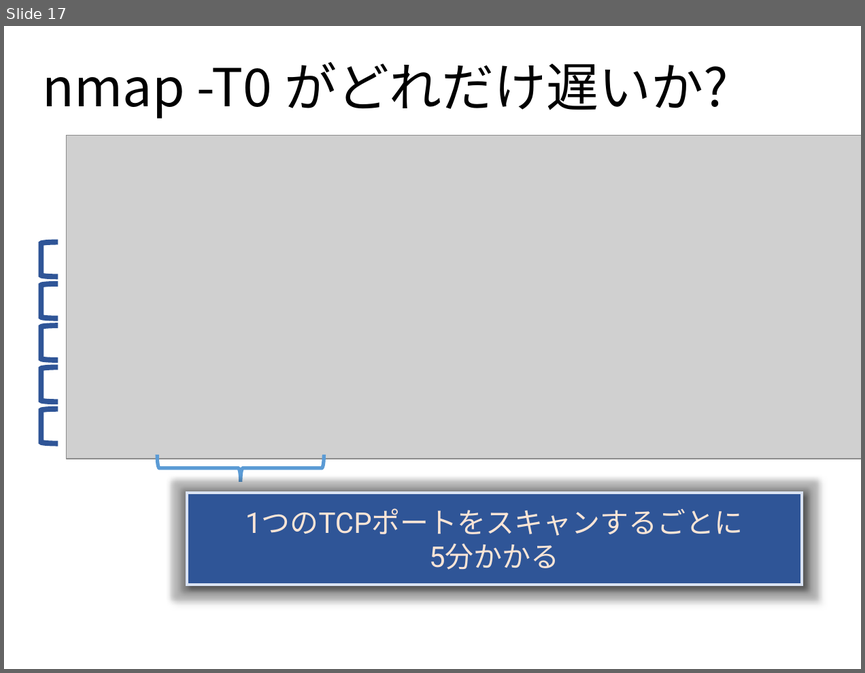
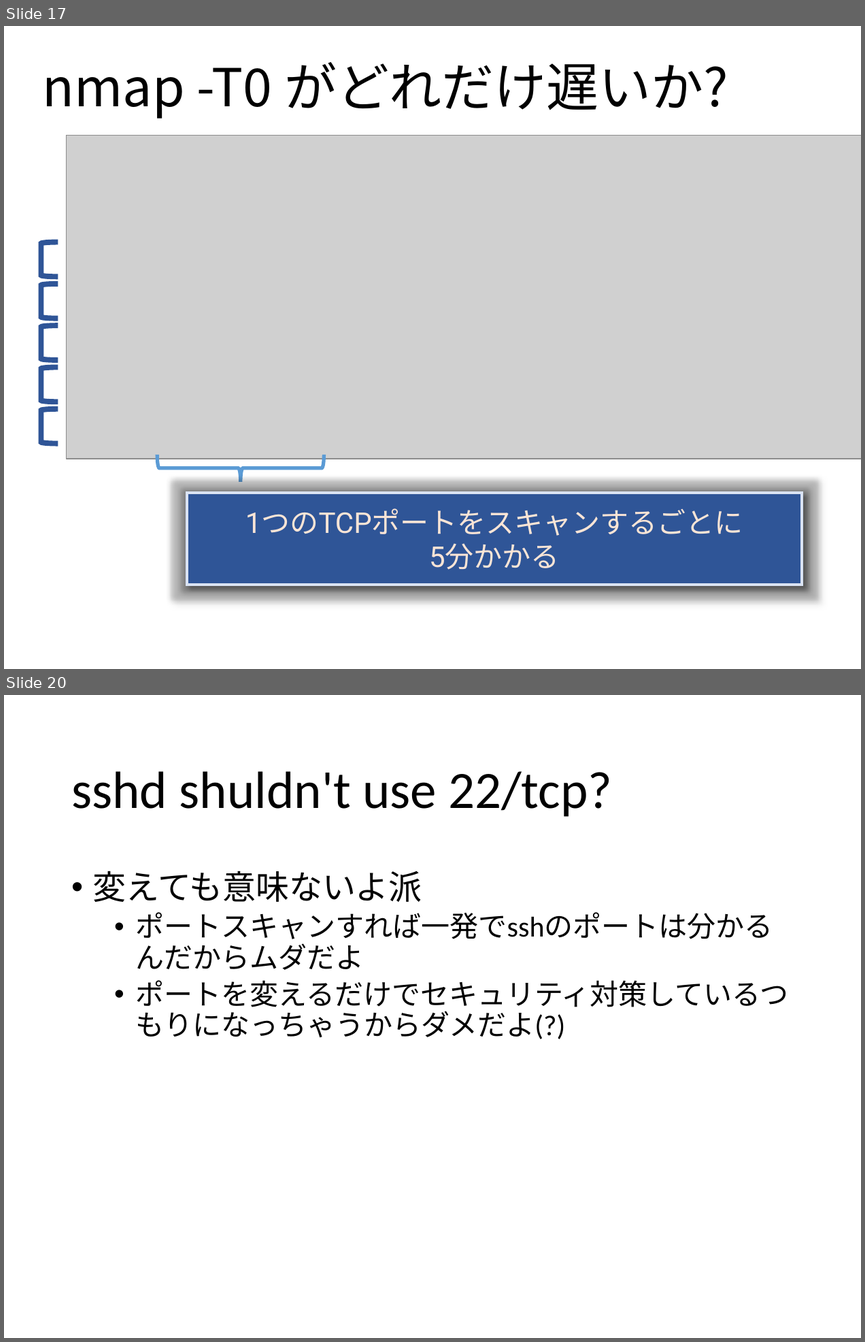
Before and after one commit to ozuma/sumida_sec, a slide deck: 2015-no.2/ppt/00_ozuma.pptx. Shown one above the other, each under a label of ours: slide 17 before the commit, slides 17 and 20 after it; the slides between them are not shown. The pictures are 865x673 and 865x1342 pixels, drawn with LibreOffice and Linux fonts; fonts in the diff are those of the drawing; grey boxes stand for pictures. Boxes give left, top, right and bottom in pixels: in the first picture for what was removed or moved away, otherwise in the second. Text is boxed around its words. In the diff, an @@ line names an element or a change of style, - is before the commit and + after.

```diff
--- a/2015-no.2/ppt/00_ozuma.pptx
+++ b/2015-no.2/ppt/00_ozuma.pptx
@@ slide 20 added at (4,695,861,1338), background #FFFFFF @@
@@ title added at (71,771,612,817), 44 pt, text #000000 @@
+sshd shuldn't use 22/tcp?
@@ text added at (93,870,788,1039), 24 pt, text #000000 @@
+• 変えても意味ないよ派
+  • ポートスキャンすれば一発でsshのポートは分かるんだからムダだよ
+  • ポートを変えるだけでセキュリティ対策しているつもりになっちゃうからダメだよ(?)
```
Also in this commit, not shown: 7 other slides added, 2 other files.
